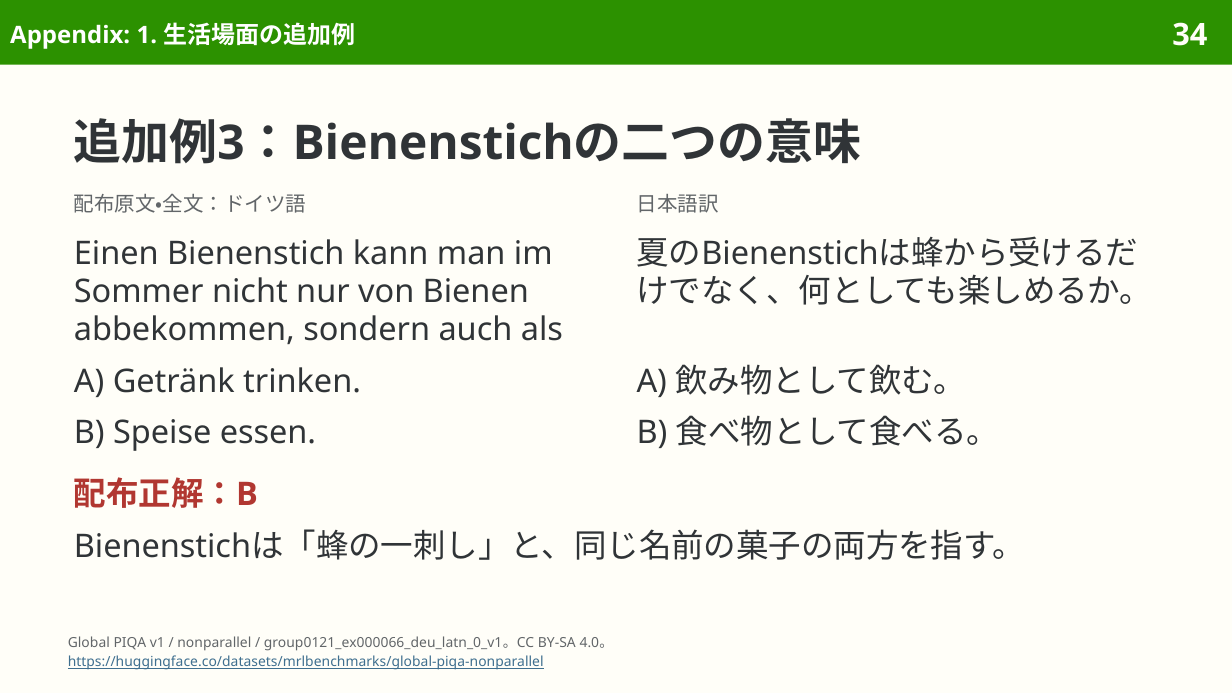
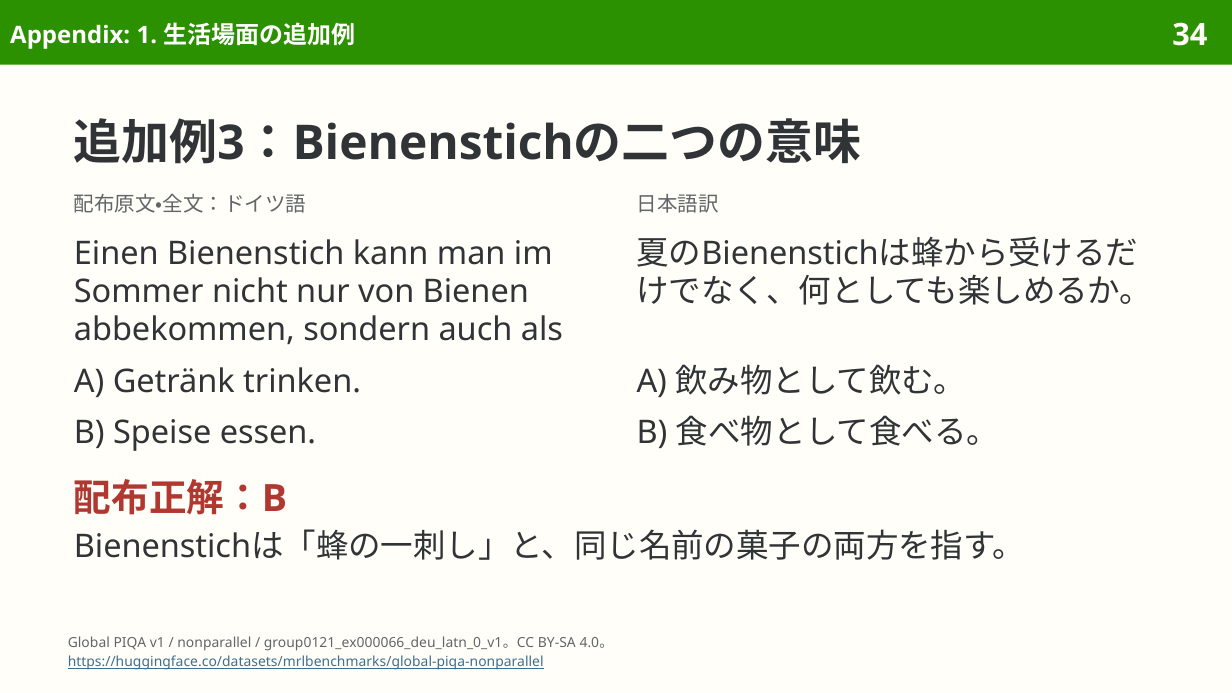
Before and after one commit to sasakiy84/datasets-in-10-minutes, a slide deck: slide 34 of slides/datasets-in-10-minutes-global-piqa.pptx. Drawn at 1232x693 pixels with LibreOffice and Linux fonts; fonts in the diff are those of the drawing. Boxes give left, top, right and bottom in pixels: in the first picture for what was removed or moved away, otherwise in the second. Text is boxed around its words. In the diff, an @@ line names an element or a change of style, - is before the commit and + after.

```diff
--- a/slides/datasets-in-10-minutes-global-piqa.pptx
+++ b/slides/datasets-in-10-minutes-global-piqa.pptx
@@ text "配布正解：B" at bbox=[74, 479, 287, 515]: size 19 to 22 pt; line spacing 22.2pt to 26.4pt @@
```
Also in this commit, not shown: 12 other slides changed, 5 other files.
